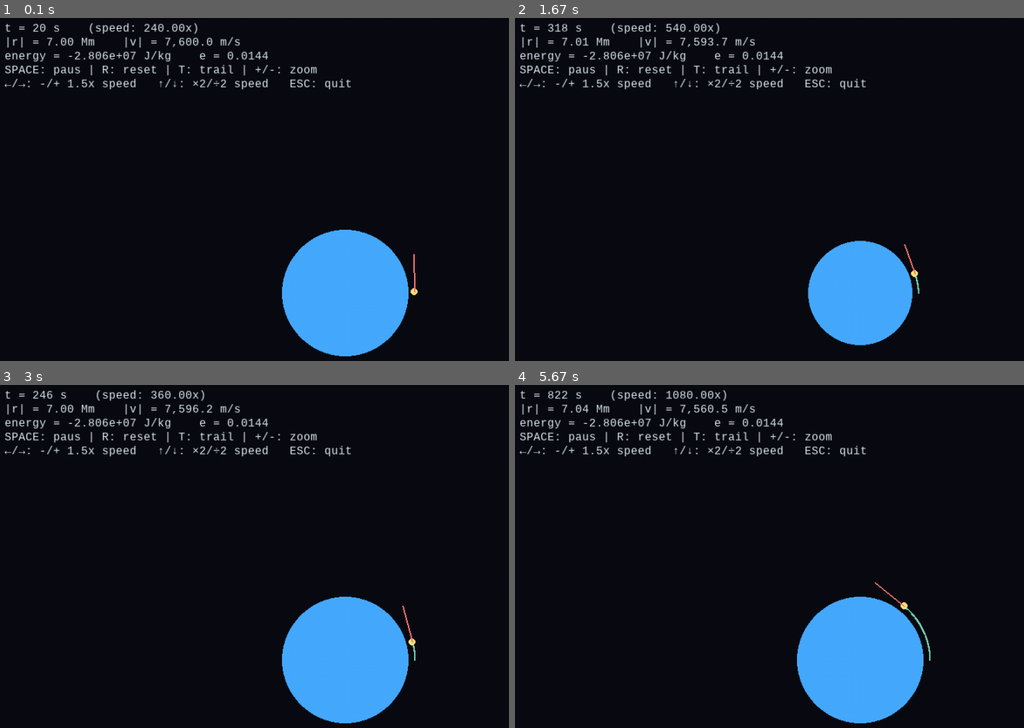
Above: before the commit, frames 1-4 (two rows, left to right).
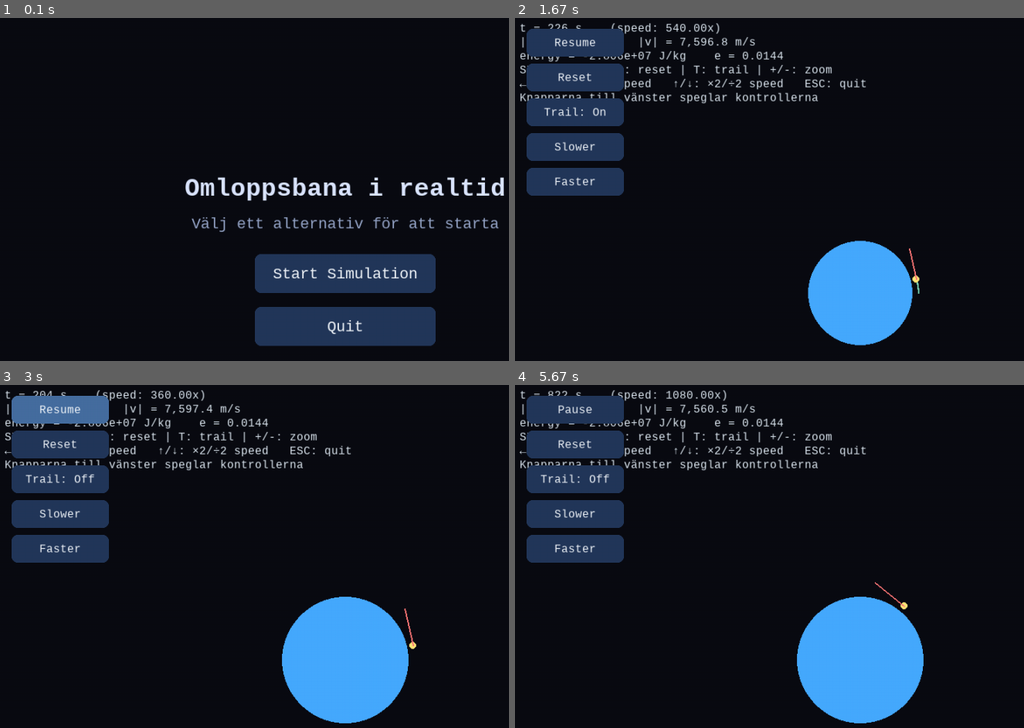
Above: after the commit, the same moments.

Repository: askel-dev/gymnasiearbete-omloppsbana
Game: pygame game, started from src/orbit_pygame.py
The game is run twice, just before and just after one commit, with the same random seed, the same clock (stepped at 60 frames per second) and the same inputs.
Inputs (mouse positions are in pixels of both pictures, inside the frame that each line leads up to):
- Up to frame 1 (0.1 s): no input
- Up to frame 2 (1.67 s): click (861, 271) at 0.38 s, where only the run after the commit has a clickable "Start Simulation"; hold Space 0.67-1.13 s; hold Right 0.67-1.13 s; hold - 1.17-1.63 s; hold Right 1.17-1.63 s; tap Space at 1.23, 1.53 s
- Up to frame 3 (3 s): click (61, 477) at 1.72 s, where only the run after the commit has a clickable "Trail: On"; hold R 2-2.47 s; hold Right 2-2.47 s; tap Space at 2.07, 2.37 s; tap Enter at 2.5 s; click (61, 409) at 2.88 s, where only the run after the commit has a clickable "Pause"
- Up to frame 4 (5.67 s): hold R 3.33-3.8 s; hold Right 3.33-3.8 s; tap Space at 3.4, 3.7, 5.07, 5.4 s; click (677, 453) at 4.38 s; click (876, 474) at 4.72 s; hold Up 5-5.3 s; hold Right from 5.33 s (still down)

The runs differ from the first frame. In frame 1, 15% of the frame differs, in the area x 0-100%, y 1-99%; in frame 2, 8.3%; in frame 3, 8.3%; in frame 4, 8.3%.

Commit message:
Add main menu and control buttons to orbit simulation

Diff:
--- a/src/orbit_pygame.py
+++ b/src/orbit_pygame.py
@@ -37,6 +37,11 @@
 TRAIL_COLOR = (120, 210, 180)
 HUD_COLOR = (220, 230, 240)
 VEL_COLOR = (255, 120, 120)
+BUTTON_COLOR = (35, 55, 90)
+BUTTON_HOVER_COLOR = (70, 110, 160)
+BUTTON_TEXT_COLOR = (240, 245, 250)
+MENU_TITLE_COLOR = (220, 230, 255)
+MENU_SUBTITLE_COLOR = (150, 165, 200)
 
 PIXELS_PER_METER = 0.25 * (min(WIDTH, HEIGHT) / (2.0 * np.linalg.norm(R0)))
 MIN_PPM = 1e-7
@@ -78,6 +83,35 @@
 def clamp(val, lo, hi):
     return max(lo, min(hi, val))
 
+
+class Button:
+    """Simple rectangular button with hover feedback and callbacks."""
+
+    def __init__(self, rect, text, callback, text_getter=None):
+        self.rect = pygame.Rect(rect)
+        self._text = text
+        self._callback = callback
+        self._text_getter = text_getter
+
+    def get_text(self):
+        if self._text_getter is not None:
+            return self._text_getter()
+        return self._text
+
+    def draw(self, surface, font):
+        mouse_pos = pygame.mouse.get_pos()
+        hovered = self.rect.collidepoint(mouse_pos)
+        color = BUTTON_HOVER_COLOR if hovered else BUTTON_COLOR
+        pygame.draw.rect(surface, color, self.rect, border_radius=8)
+        text_surf = font.render(self.get_text(), True, BUTTON_TEXT_COLOR)
+        text_rect = text_surf.get_rect(center=self.rect.center)
+        surface.blit(text_surf, text_rect)
+
+    def handle_event(self, event):
+        if event.type == pygame.MOUSEBUTTONDOWN and event.button == 1:
+            if self.rect.collidepoint(event.pos):
+                self._callback()
+
 # =======================
 #   HUVUDPROGRAM
 # =======================
@@ -87,6 +121,8 @@
     screen = pygame.display.set_mode((WIDTH, HEIGHT))
     clock = pygame.time.Clock()
     font = pygame.font.SysFont("consolas", 18)
+    title_font = pygame.font.SysFont("consolas", 40, bold=True)
+    subtitle_font = pygame.font.SysFont("consolas", 24)
 
     # Simuleringsstate
     r = R0.copy()
@@ -116,6 +152,82 @@
         accumulator = 0.0
         last_time = time.perf_counter()
 
+    state = "menu"
+
+    def start_simulation():
+        nonlocal state
+        reset()
+        state = "running"
+
+    def quit_app():
+        pygame.quit()
+        sys.exit()
+
+    menu_button_width = 260
+    menu_button_height = 56
+    menu_button_x = WIDTH // 2 - menu_button_width // 2
+    menu_button_y = HEIGHT // 2 - menu_button_height
+    menu_button_gap = 20
+
+    menu_buttons = [
+        Button(
+            (menu_button_x, menu_button_y, menu_button_width, menu_button_height),
+            "Start Simulation",
+            start_simulation,
+        ),
+        Button(
+            (
+                menu_button_x,
+                menu_button_y + menu_button_height + menu_button_gap,
+                menu_button_width,
+                menu_button_height,
+            ),
+            "Quit",
+            quit_app,
+        ),
+    ]
+
+    button_width = 140
+    button_height = 40
+    button_gap = 10
+
+    def toggle_pause():
+        nonlocal paused
+        paused = not paused
+
+    def toggle_trail():
+        nonlocal show_trail
+        show_trail = not show_trail
+
+    def slow_down():
+        nonlocal real_time_speed
+        real_time_speed = max(real_time_speed / 1.5, 0.1)
+
+    def speed_up():
+        nonlocal real_time_speed
+        real_time_speed = min(real_time_speed * 1.5, 10_000.0)
+
+    sim_buttons = [
+        Button((20, 20, button_width, button_height), "Pause", toggle_pause, lambda: "Resume" if paused else "Pause"),
+        Button((20, 20 + (button_height + button_gap), button_width, button_height), "Reset", reset),
+        Button(
+            (20, 20 + 2 * (button_height + button_gap), button_width, button_height),
+            "Trail",
+            toggle_trail,
+            lambda: "Trail: On" if show_trail else "Trail: Off",
+        ),
+        Button(
+            (20, 20 + 3 * (button_height + button_gap), button_width, button_height),
+            "Slower",
+            slow_down,
+        ),
+        Button(
+            (20, 20 + 4 * (button_height + button_gap), button_width, button_height),
+            "Faster",
+            speed_up,
+        ),
+    ]
+
     # ========= LOOP =========
     while True:
         # --- Input ---
@@ -123,26 +235,51 @@
             if event.type == pygame.QUIT:
                 pygame.quit(); sys.exit()
             elif event.type == pygame.KEYDOWN:
-                if event.key == pygame.K_SPACE:
-                    paused = not paused
-                elif event.key == pygame.K_r:
-                    reset()
-                elif event.key == pygame.K_t:
-                    show_trail = not show_trail
-                elif event.key in (pygame.K_EQUALS, pygame.K_PLUS):
-                    ppm = clamp(ppm * 1.2, MIN_PPM, MAX_PPM)     # zoom in
-                elif event.key == pygame.K_MINUS:
-                    ppm = clamp(ppm / 1.2, MIN_PPM, MAX_PPM)     # zoom out
-
-                # ---- Piltangenter styr simhastighet (ingen boost längre) ----
-                elif event.key == pygame.K_RIGHT:
-                    real_time_speed = min(real_time_speed * 1.5, 10_000.0)
-                elif event.key == pygame.K_LEFT:
-                    real_time_speed = max(real_time_speed / 1.5, 0.1)
-                elif event.key == pygame.K_UP:
-                    real_time_speed = min(real_time_speed * 2.0, 10_000.0)
-                elif event.key == pygame.K_DOWN:
-                    real_time_speed = max(real_time_speed / 2.0, 0.1)
+                if event.key == pygame.K_ESCAPE:
+                    quit_app()
+                if state == "running":
+                    if event.key == pygame.K_SPACE:
+                        paused = not paused
+                    elif event.key == pygame.K_r:
+                        reset()
+                    elif event.key == pygame.K_t:
+                        show_trail = not show_trail
+                    elif event.key in (pygame.K_EQUALS, pygame.K_PLUS):
+                        ppm = clamp(ppm * 1.2, MIN_PPM, MAX_PPM)     # zoom in
+                    elif event.key == pygame.K_MINUS:
+                        ppm = clamp(ppm / 1.2, MIN_PPM, MAX_PPM)     # zoom out
+
+                    # ---- Piltangenter styr simhastighet (ingen boost längre) ----
+                    elif event.key == pygame.K_RIGHT:
+                        real_time_speed = min(real_time_speed * 1.5, 10_000.0)
+                    elif event.key == pygame.K_LEFT:
+                        real_time_speed = max(real_time_speed / 1.5, 0.1)
+                    elif event.key == pygame.K_UP:
+                        real_time_speed = min(real_time_speed * 2.0, 10_000.0)
+                    elif event.key == pygame.K_DOWN:
+                        real_time_speed = max(real_time_speed / 2.0, 0.1)
+            if state == "menu":
+                for btn in menu_buttons:
+                    btn.handle_event(event)
+            elif state == "running":
+                for btn in sim_buttons:
+                    btn.handle_event(event)
+
+        if state == "menu":
+            screen.fill(BG_COLOR)
+            title_surf = title_font.render("Omloppsbana i realtid", True, MENU_TITLE_COLOR)
+            subtitle_surf = subtitle_font.render("Välj ett alternativ för att starta", True, MENU_SUBTITLE_COLOR)
+            title_rect = title_surf.get_rect(center=(WIDTH // 2, HEIGHT // 2 - 150))
+            subtitle_rect = subtitle_surf.get_rect(center=(WIDTH // 2, HEIGHT // 2 - 100))
+            screen.blit(title_surf, title_rect)
+            screen.blit(subtitle_surf, subtitle_rect)
+
+            for btn in menu_buttons:
+                btn.draw(screen, subtitle_font)
+
+            pygame.display.flip()
+            clock.tick(60)
+            continue
 
         # --- Fysik ackumulator ---
         now = time.perf_counter()
@@ -209,6 +346,7 @@
             f"energy = {eps: .3e} J/kg    e = {e:.4f}",
             "SPACE: paus | R: reset | T: trail | +/-: zoom",
             "←/→: -/+ 1.5x speed   ↑/↓: ×2/÷2 speed   ESC: quit",
+            "Knapparna till vänster speglar kontrollerna",
         ]
         y = 10
         for line in hud_lines:
@@ -216,6 +354,9 @@
             screen.blit(surf, (10, y))
             y += 20
 
+        for btn in sim_buttons:
+            btn.draw(screen, font)
+
         pygame.display.flip()
         clock.tick()
 
